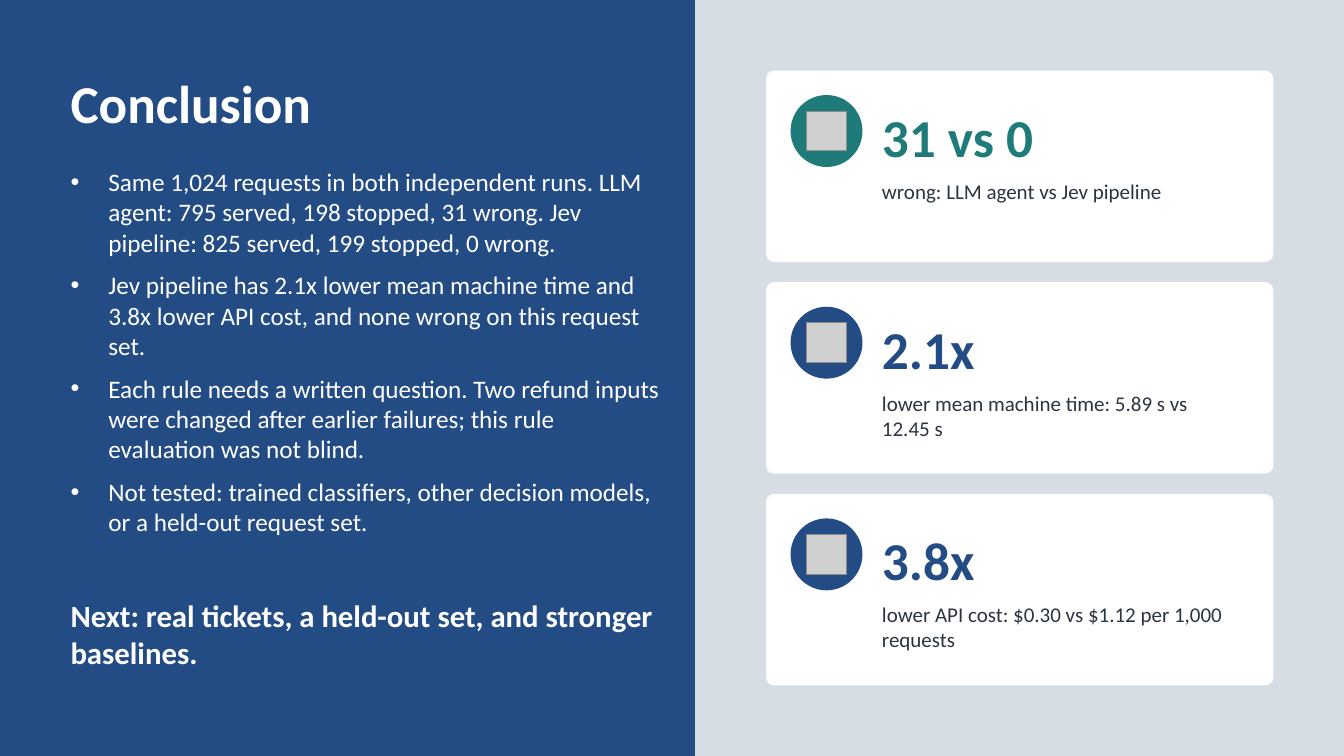
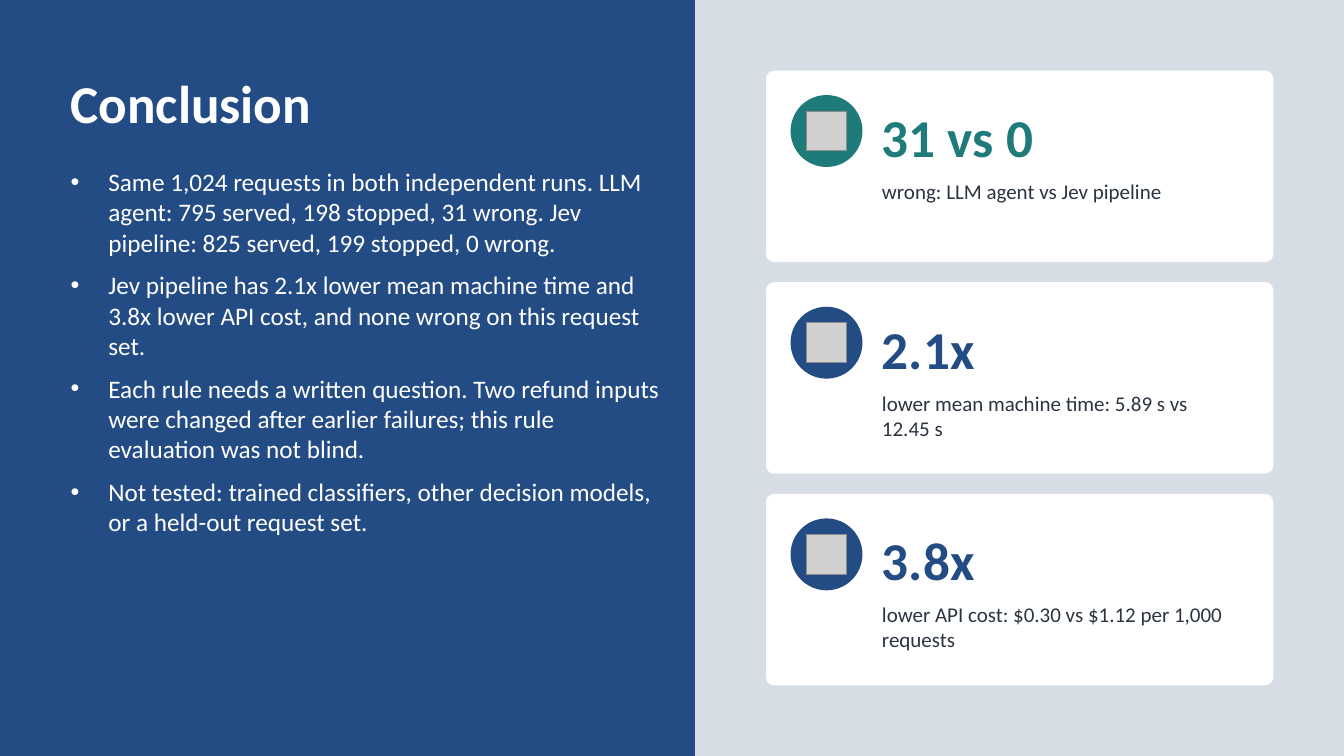
Before and after one commit to neilonthesky/english-presentation, a slide deck: slide 28 of slides/deck.pptx. Drawn at 1344x756 pixels with LibreOffice and Linux fonts; fonts in the diff are those of the drawing; grey boxes stand for pictures. Boxes give left, top, right and bottom in pixels: in the first picture for what was removed or moved away, otherwise in the second. Text is boxed around its words. In the diff, an @@ line names an element or a change of style, - is before the commit and + after.

```diff
--- a/slides/deck.pptx
+++ b/slides/deck.pptx
@@ text removed at [71, 605, 653, 665] @@
-Next: real tickets, a held-out set, and stronger baselines.
```
Also in this commit, not shown: 4 other files.
